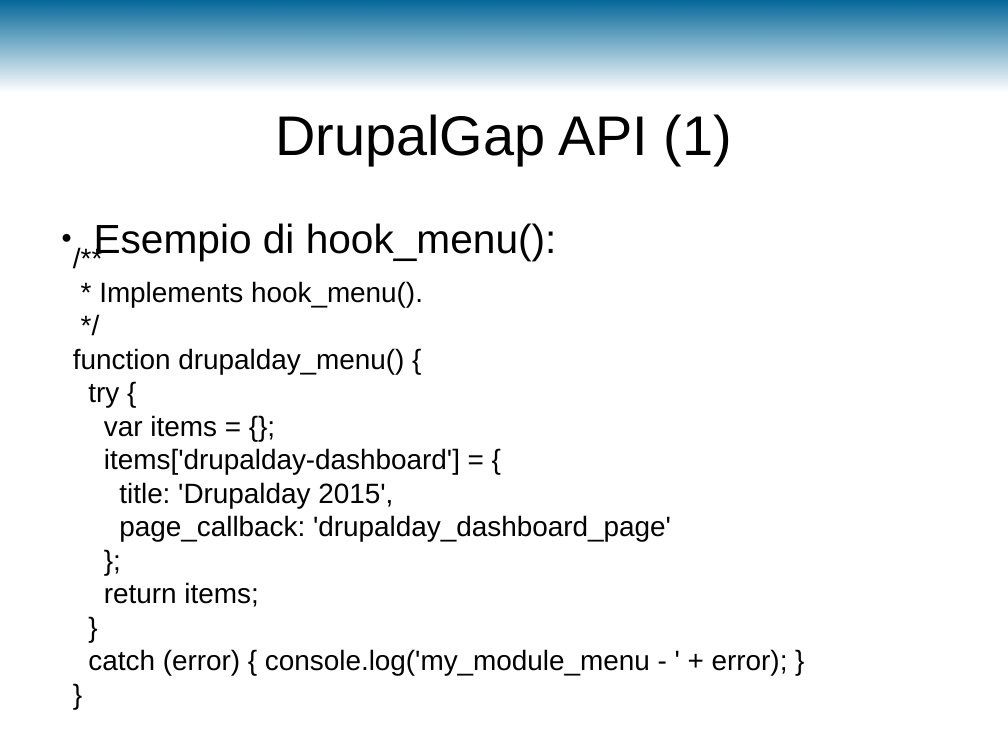
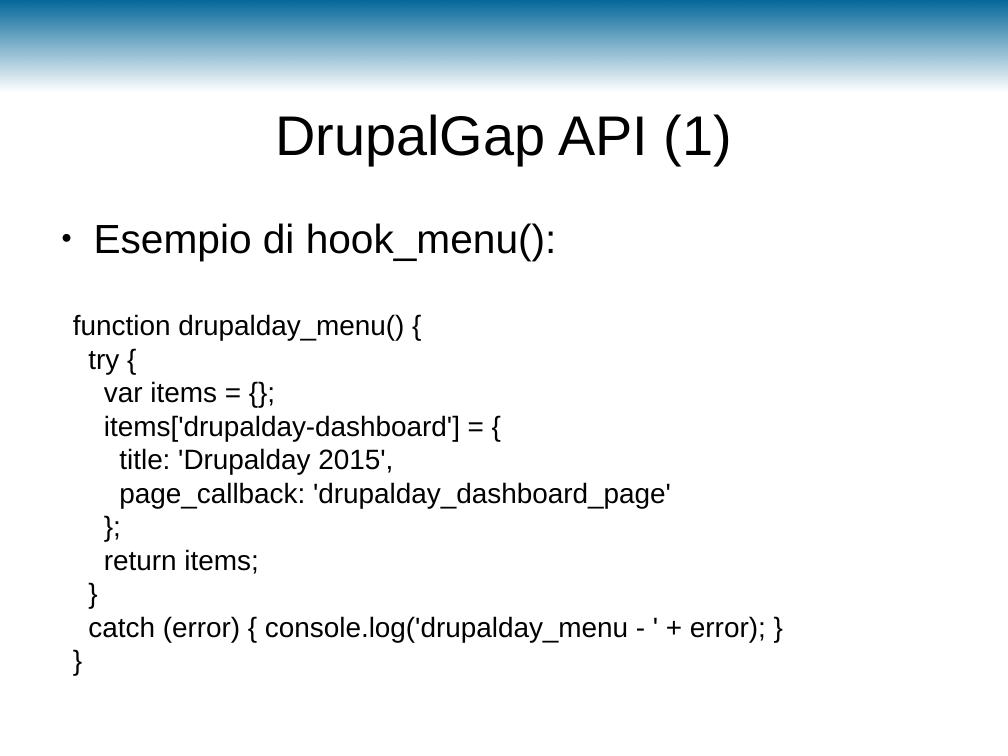
Before and after one commit to m3m3nto/drupalday2015_drupalgap, a slide deck: slide 12 of slide/DDay2015-DrupalGap.odp. Drawn at 1008x756 pixels with LibreOffice and Linux fonts; fonts in the diff are those of the drawing; background and template pictures are left out. Boxes give left, top, right and bottom in pixels: in the first picture for what was removed or moved away, otherwise in the second. Text is boxed around its words. In the diff, an @@ line names an element or a change of style, - is before the commit and + after.

Commit message:
updated slides

```diff
--- a/slide/DDay2015-DrupalGap.odp
+++ b/slide/DDay2015-DrupalGap.odp
@@ text at (99, 281, 423, 307): paragraphs removed @@
-/**
-* Implements hook_menu().
-*/
@@ text at (88, 616, 766, 642): text changed @@
-catch (error) { console.log('my_module_menu - ' + error); }
+catch (error) { console.log('drupalday_menu - ' + error); }
```
